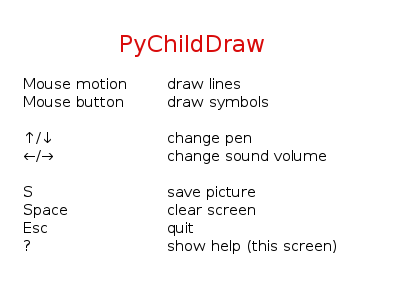
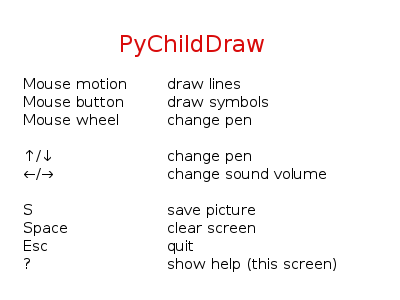
Layers edited between the first and the second w=400, h=300 image:
painted on "PyChildDraw ..." over bbox(24, 114, 336, 272)
